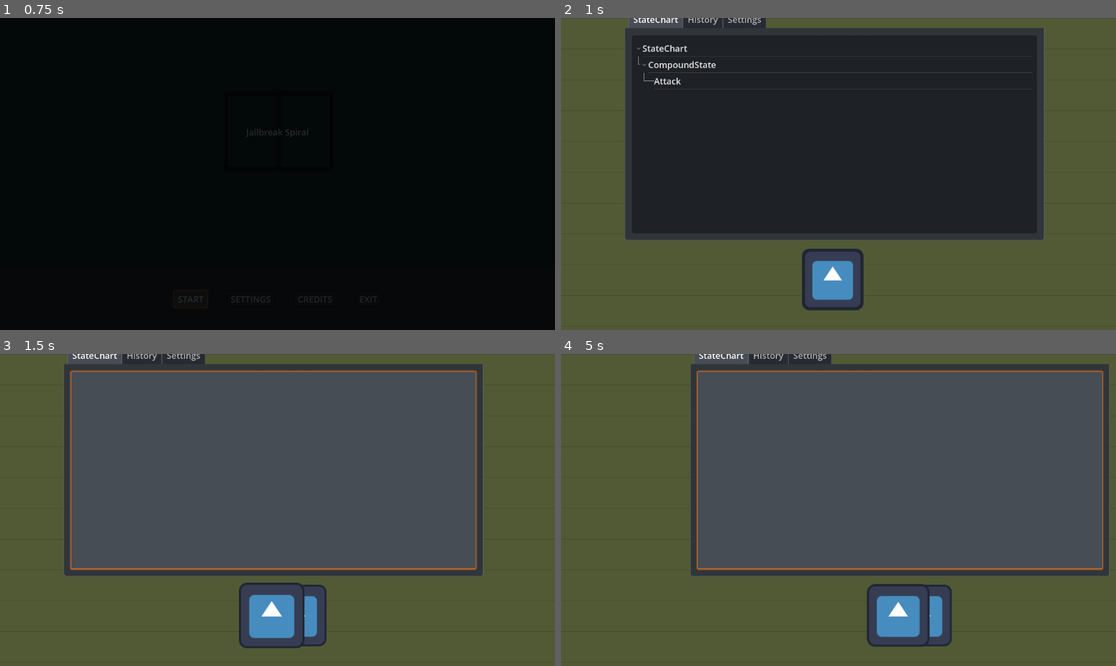
Above: before the commit, frames 1-4 (two rows, left to right).
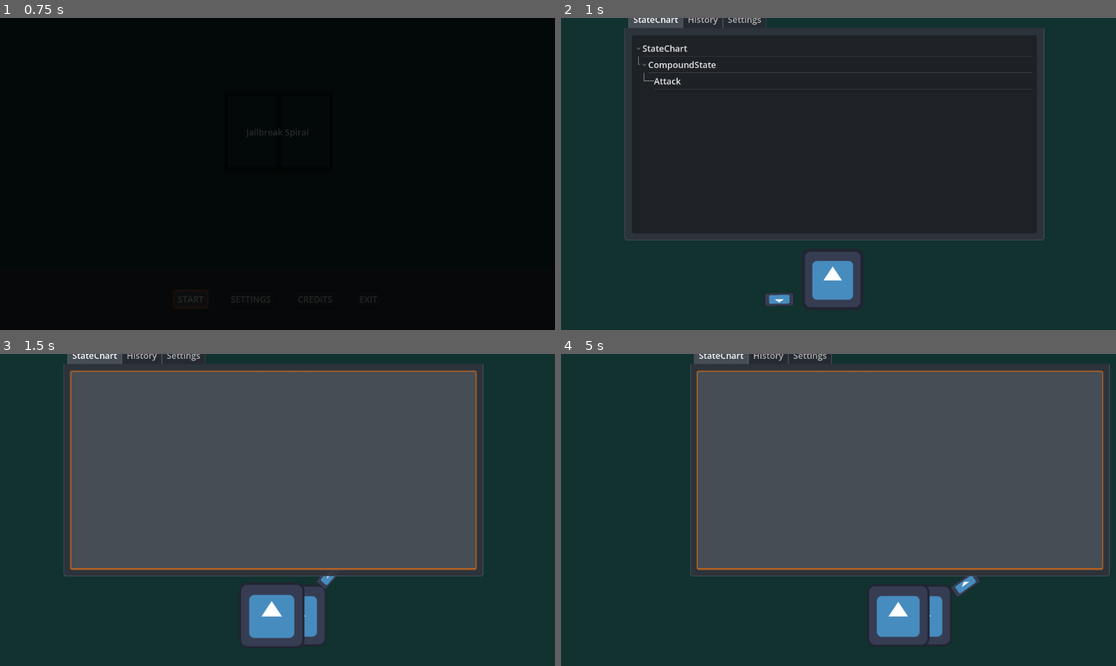
Above: after the commit, the same moments.

Repository: mlm-games/jailbreak-spiral
Game: Godot game, scene res://scenes/menu.tscn
Two runs of this game, one before a commit and one after it. Both use one fixed random seed, a clock stepped at 60 frames per second and the inputs below. The engine's default icon, where the game draws it, is replaced by a stand-in: a white triangle on a blue panel in a dark square.
Inputs (mouse positions are in pixels of both pictures, inside the frame that each line leads up to):
- Up to frame 1 (0.75 s): click "START" at 0.5 s
- Up to frame 2 (1 s): no input
- Up to frame 3 (1.5 s): tap Enter (ui_accept) at 1.25 s; move the mouse to (399, 494) at 1.27 s; hold Right (ui_right) from 1.28 s (still down); hold Space (attack, bound only after the commit) from 1.28 s (still down); click (399, 494) at 1.42 s
- Up to frame 4 (5 s): tap Enter (ui_accept) at 1.52, 4.52 s; release Right (ui_right) at 2 s; release Space (attack, bound only after the commit) at 2 s; drag from (727, 525) to (921, 616) at 2.02 s; move the mouse to (894, 441) at 2.77 s; hold Right (ui_right) 2.78-3.5 s; hold Shift 2.78-3.5 s; click (894, 441) at 2.92 s; tap Space (attack, bound only after the commit) at 3.05 s; drag from (810, 572) to (672, 463) at 3.52 s; move the mouse to (1005, 556) at 4.27 s; hold Left (ui_left) from 4.28 s (still down); hold Space (attack, bound only after the commit) from 4.28 s (still down); click (1005, 556) at 4.42 s

Frame 1 is identical in both runs. In frame 2, 46% of the frame differs, in the area x 0-100%, y 0-100%; in frame 3, 45%; in frame 4, 45%.

Commit message:
update stuff, and add a hand

Diff:
--- a/assets/my-assets/ground-tileset.svg
+++ b/assets/my-assets/ground-tileset.svg
@@ -24,9 +24,9 @@
      inkscape:deskcolor="#d1d1d1"
      inkscape:document-units="mm"
      showgrid="true"
-     inkscape:zoom="7.7498903"
-     inkscape:cx="908.33544"
-     inkscape:cy="240.84212"
+     inkscape:zoom="0.3425"
+     inkscape:cx="854.0146"
+     inkscape:cy="-331.38686"
      inkscape:window-width="1536"
      inkscape:window-height="902"
      inkscape:window-x="0"
@@ -83,8 +83,8 @@
        id="rect1"
        width="62.561069"
        height="62.561069"
-       x="1.4389321"
-       y="1.4389318"
+       x="1.4389338"
+       y="0.71946639"
        rx="0.2188551"
        ry="0.10239082" />
     <rect
@@ -103,12 +103,12 @@
        y="92.063179"
        ry="9.660509e-06" />
     <rect
-       style="fill:#c2a13f;fill-opacity:0.355924;stroke:#000000;stroke-width:0.0610602"
+       style="fill:#c2a13f;fill-opacity:0.355924;stroke:#000000;stroke-width:0.183356"
        id="rect15"
-       width="63.938938"
-       height="63.938934"
-       x="192.03053"
-       y="0.030534729"
+       width="64"
+       height="64"
+       x="256.00003"
+       y="1.8293346e-06"
        ry="3.2170974e-06" />
   </g>
 </svg>
--- a/project.godot
+++ b/project.godot
@@ -28,6 +28,14 @@
 
 theme/custom="uid://7lnnd7l2rb6j"
 
+[input]
+
+attack={
+"deadzone": 0.2,
+"events": [Object(InputEventKey,"resource_local_to_scene":false,"resource_name":"","device":-1,"window_id":0,"alt_pressed":false,"shift_pressed":false,"ctrl_pressed":false,"meta_pressed":false,"pressed":false,"keycode":0,"physical_keycode":32,"key_label":0,"unicode":32,"location":0,"echo":false,"script":null)
+]
+}
+
 [rendering]
 
 environment/defaults/default_clear_color=Color(0.0708674, 0.197818, 0.183339, 1)
--- /dev/null
+++ b/scenes/Hand.tscn
@@ -0,0 +1,29 @@
+[gd_scene load_steps=5 format=3 uid="uid://bn148nutj1iq3"]
+
+[ext_resource type="Script" uid="uid://cieoa0q2fi6br" path="res://scenes/hand.gd" id="1_co447"]
+[ext_resource type="Texture2D" uid="uid://j63ks3i4w8b1" path="res://icon.svg" id="1_vchyo"]
+[ext_resource type="Script" uid="uid://cxlcyoby6lw7s" path="res://scenes/components/hitbox_component.gd" id="3_oym42"]
+
+[sub_resource type="RectangleShape2D" id="RectangleShape2D_co447"]
+size = Vector2(63, 25)
+
+[node name="Hand" type="RigidBody2D"]
+gravity_scale = 0.0
+script = ExtResource("1_co447")
+
+[node name="Marker2D" type="Marker2D" parent="."]
+unique_name_in_owner = true
+position = Vector2(0, 110)
+metadata/_edit_group_ = true
+
+[node name="Sprite2D" type="Sprite2D" parent="Marker2D"]
+position = Vector2(1, -0.500001)
+scale = Vector2(0.484375, 0.210938)
+texture = ExtResource("1_vchyo")
+
+[node name="HitboxComponent" type="Area2D" parent="Marker2D"]
+script = ExtResource("3_oym42")
+metadata/_custom_type_script = "uid://cxlcyoby6lw7s"
+
+[node name="CollisionShape2D" type="CollisionShape2D" parent="Marker2D/HitboxComponent"]
+shape = SubResource("RectangleShape2D_co447")
--- a/scenes/enemies/basic_enemy.tscn
+++ b/scenes/enemies/basic_enemy.tscn
@@ -17,6 +17,21 @@
 [sub_resource type="CircleShape2D" id="CircleShape2D_yo4tp"]
 radius = 164.639
 
+[sub_resource type="Animation" id="Animation_mgm4g"]
+length = 0.001
+tracks/0/type = "value"
+tracks/0/imported = false
+tracks/0/enabled = true
+tracks/0/path = NodePath("Sprite2D:scale")
+tracks/0/interp = 1
+tracks/0/loop_wrap = true
+tracks/0/keys = {
+"times": PackedFloat32Array(0),
+"transitions": PackedFloat32Array(1),
+"update": 0,
+"values": [Vector2(1, 1)]
+}
+
 [sub_resource type="Animation" id="Animation_pksqs"]
 resource_name = "punch"
 tracks/0/type = "value"
@@ -30,21 +45,6 @@
 "transitions": PackedFloat32Array(1, 1, 1, 1),
 "update": 0,
 "values": [Vector2(1, 1), Vector2(0.96, 0.96), Vector2(1.085, 1.085), Vector2(1, 1)]
-}
-
-[sub_resource type="Animation" id="Animation_mgm4g"]
-length = 0.001
-tracks/0/type = "value"
-tracks/0/imported = false
-tracks/0/enabled = true
-tracks/0/path = NodePath("Sprite2D:scale")
-tracks/0/interp = 1
-tracks/0/loop_wrap = true
-tracks/0/keys = {
-"times": PackedFloat32Array(0),
-"transitions": PackedFloat32Array(1),
-"update": 0,
-"values": [Vector2(1, 1)]
 }
 
 [sub_resource type="AnimationLibrary" id="AnimationLibrary_qoibk"]
--- /dev/null
+++ b/scenes/hand.gd
@@ -0,0 +1,8 @@
+extends RigidBody2D
+
+@onready var marker_2d: Marker2D = %Marker2D
+
+func  _physics_process(delta: float) -> void:
+	look_at(get_global_mouse_position())
+	rotation_degrees -= 90
+	marker_2d.look_at(get_global_mouse_position())
--- a/scenes/player.gd
+++ b/scenes/player.gd
@@ -1,8 +1,14 @@
 class_name Player extends CharacterBody2D
 
 @onready var health_component: HealthComponent = get_node("HealthComponent")
+@onready var animation_player: AnimationPlayer = %AnimationPlayer
+@onready var state_chart: StateChart = %StateChart
 
 var speed = 250
+
+var attack_offset_val = Vector2(40, 10)
+
+var attack_tween: Tween
 
 func _ready() -> void:
 	pass
@@ -22,3 +28,25 @@
 
 
 	move_and_slide()
+
+func _input(event: InputEvent) -> void:
+	if event.is_action_pressed("attack") and event.is_pressed():
+		state_chart.send_event("attack")
+
+
+func _on_attack_state_entered() -> void:
+	attack()
+
+
+func attack() -> void:
+	#animation_player.play("attack")
+	if attack_tween: attack_tween.kill()
+	attack_tween = create_tween().set_trans(Tween.TRANS_CUBIC)
+	attack_tween.tween_property(%Hand, "position", %Hand.position + (Vector2(0, 40)).rotated(%Hand.rotation), 0.2667)
+	attack_tween.tween_property(%Hand, "position", %Hand.position + (Vector2(-10, 0)).rotated(%Hand.rotation), 0.2667)
+	attack_tween.tween_property(%Hand, "position", %Hand.position + (Vector2(0, 0)).rotated(%Hand.rotation), 0.2667)
+	await attack_tween.finished
+	state_chart.send_event("attack_ended")
+
+func set_hand_position_rotated(pos: Vector2) -> void:
+	%Hand.position = pos.rotated(rotation)
--- a/scenes/player.tscn
+++ b/scenes/player.tscn
@@ -9,10 +9,84 @@
 [ext_resource type="Script" uid="uid://bvtvsfh8ro6xj" path="res://addons/godot_state_charts/parallel_state.gd" id="7_y4r1p"]
 [ext_resource type="Script" uid="uid://bt4tus6rc0jv" path="res://addons/godot_state_charts/atomic_state.gd" id="8_d2wvv"]
 [ext_resource type="Script" uid="uid://bsllyj5yckl" path="res://addons/godot_state_charts/transition.gd" id="9_ur7pv"]
+[ext_resource type="PackedScene" uid="uid://bn148nutj1iq3" path="res://scenes/Hand.tscn" id="10_y4r1p"]
 
 [sub_resource type="CapsuleShape2D" id="CapsuleShape2D_dqkch"]
 radius = 58.0
 height = 116.0
+
+[sub_resource type="AnimationNodeBlendSpace1D" id="AnimationNodeBlendSpace1D_ur7pv"]
+
+[sub_resource type="Animation" id="Animation_d2wvv"]
+length = 0.001
+tracks/0/type = "value"
+tracks/0/imported = false
+tracks/0/enabled = true
+tracks/0/path = NodePath("%StateChart/../Sprite2D:scale")
+tracks/0/interp = 1
+tracks/0/loop_wrap = true
+tracks/0/keys = {
+"times": PackedFloat32Array(0),
+"transitions": PackedFloat32Array(1),
+"update": 0,
+"values": [Vector2(1, 1)]
+}
+
+[sub_resource type="Animation" id="Animation_y4r1p"]
+resource_name = "attack"
+tracks/0/type = "value"
+tracks/0/imported = false
+tracks/0/enabled = true
+tracks/0/path = NodePath("%StateChart/../Sprite2D:scale")
+tracks/0/interp = 2
+tracks/0/loop_wrap = true
+tracks/0/keys = {
+"times": PackedFloat32Array(0, 0.3, 0.6, 1),
+"transitions": PackedFloat32Array(1, 1, 1, 1),
+"update": 0,
+"values": [Vector2(1, 1), Vector2(0.9, 0.9), Vector2(1.1, 1.1), Vector2(1, 1)]
+}
+tracks/1/type = "value"
+tracks/1/imported = false
+tracks/1/enabled = true
+tracks/1/path = NodePath("../Hand:position")
+tracks/1/interp = 2
+tracks/1/loop_wrap = true
+tracks/1/keys = {
+"times": PackedFloat32Array(0, 0.266667, 0.666667, 1),
+"transitions": PackedFloat32Array(1, 1, 1, 1),
+"update": 0,
+"values": [Vector2(0, 0), Vector2(40, 0), Vector2(0, 10), Vector2(0, 0)]
+}
+tracks/2/type = "method"
+tracks/2/imported = false
+tracks/2/enabled = false
+tracks/2/path = NodePath("..")
+tracks/2/interp = 1
+tracks/2/loop_wrap = true
+tracks/2/keys = {
+"times": PackedFloat32Array(0, 0.3, 0.666667, 1),
+"transitions": PackedFloat32Array(1, 1, 1, 1),
+"values": [{
+"args": [Vector2(0, 0)],
+"method": &"set_hand_position_rotated"
+}, {
+"args": [Vector2(40, 0)],
+"method": &"set_hand_position_rotated"
+}, {
+"args": [Vector2(0, 10)],
+"method": &"set_hand_position_rotated"
+}, {
+"args": [Vector2(0, 0)],
+"method": &"set_hand_position_rotated"
+}]
+}
+
+[sub_resource type="AnimationLibrary" id="AnimationLibrary_3v2ag"]
+_data = {
+&"RESET": SubResource("Animation_d2wvv"),
+&"attack": SubResource("Animation_y4r1p")
+}
 
 [node name="Player" type="CharacterBody2D"]
 script = ExtResource("1_3vyb7")
@@ -32,31 +106,13 @@
 metadata/_custom_type_script = "uid://0ekbck30lfms"
 
 [node name="StateChart" type="Node" parent="."]
+unique_name_in_owner = true
 script = ExtResource("5_smehm")
 metadata/_custom_type_script = "uid://dm8rpsi4ixuln"
 
 [node name="CompoundState" type="Node" parent="StateChart"]
 script = ExtResource("6_ur7pv")
 initial_state = NodePath("ParallelState")
-
-[node name="ParallelState" type="Node" parent="StateChart/CompoundState"]
-script = ExtResource("7_y4r1p")
-
-[node name="Hurt" type="Node" parent="StateChart/CompoundState/ParallelState"]
-script = ExtResource("8_d2wvv")
-
-[node name="Transition" type="Node" parent="StateChart/CompoundState/ParallelState/Hurt"]
-script = ExtResource("9_ur7pv")
-event = &"hurt_end"
-delay_in_seconds = "0.0"
-
-[node name="Attack" type="Node" parent="StateChart/CompoundState/ParallelState"]
-script = ExtResource("8_d2wvv")
-
-[node name="Transition" type="Node" parent="StateChart/CompoundState/ParallelState/Attack"]
-script = ExtResource("9_ur7pv")
-event = &"attack_ended"
-delay_in_seconds = "0.0"
 
 [node name="Default" type="Node" parent="StateChart/CompoundState"]
 script = ExtResource("8_d2wvv")
@@ -72,3 +128,44 @@
 to = NodePath("../../ParallelState/Attack")
 event = &"attack"
 delay_in_seconds = "0.0"
+
+[node name="ParallelState" type="Node" parent="StateChart/CompoundState"]
+script = ExtResource("7_y4r1p")
+
+[node name="Hurt" type="Node" parent="StateChart/CompoundState/ParallelState"]
+script = ExtResource("8_d2wvv")
+
+[node name="Transition" type="Node" parent="StateChart/CompoundState/ParallelState/Hurt"]
+script = ExtResource("9_ur7pv")
+to = NodePath("../../../Default")
+event = &"hurt_end"
+delay_in_seconds = "0.0"
+
+[node name="Attack" type="Node" parent="StateChart/CompoundState/ParallelState"]
+script = ExtResource("8_d2wvv")
+
+[node name="Transition" type="Node" parent="StateChart/CompoundState/ParallelState/Attack"]
+script = ExtResource("9_ur7pv")
+to = NodePath("../../../Default")
+event = &"attack_ended"
+delay_in_seconds = "0.0"
+
+[node name="Move" type="Node" parent="StateChart/CompoundState"]
+script = ExtResource("8_d2wvv")
+
+[node name="AnimationTree" type="AnimationTree" parent="."]
+root_node = NodePath(".")
+tree_root = SubResource("AnimationNodeBlendSpace1D_ur7pv")
+anim_player = NodePath("AnimationPlayer")
+parameters/blend_position = 0.0
+
+[node name="AnimationPlayer" type="AnimationPlayer" parent="AnimationTree"]
+unique_name_in_owner = true
+libraries = {
+&"": SubResource("AnimationLibrary_3v2ag")
+}
+
+[node name="Hand" parent="." instance=ExtResource("10_y4r1p")]
+unique_name_in_owner = true
+
+[connection signal="state_entered" from="StateChart/CompoundState/ParallelState/Attack" to="." method="_on_attack_state_entered"]
Not shown, added: scenes/hand.gd.uid
Not shown: 1 places in scenes/player.tscn that only renumber resources
